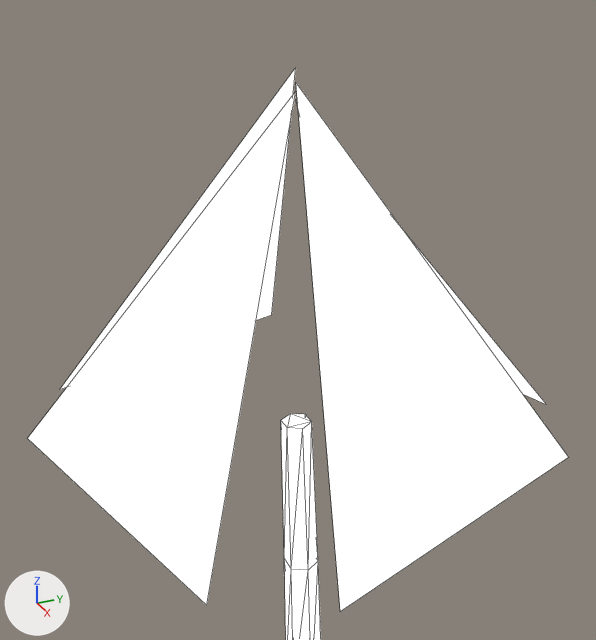
Before and after pictures for a commit that changed the glTF model public/assets/birch_sapling_v1.glb.
The view is the same before and after, from a camera (50 mm lens) standing at (1.044, -0.467, 2.3) and looking at (0.042, -0.016, 1.799). Lighting does not change. The marker at lower left points along +X, +Y and +Z. The picture after the commit comes second. Mesh edges are drawn as thin lines. Where no turn or scale is listed for an object, it has been applied to the vertices. Vertices at exactly the same position are counted once.

Objects in the first picture: 'foliage', 'trunk'.
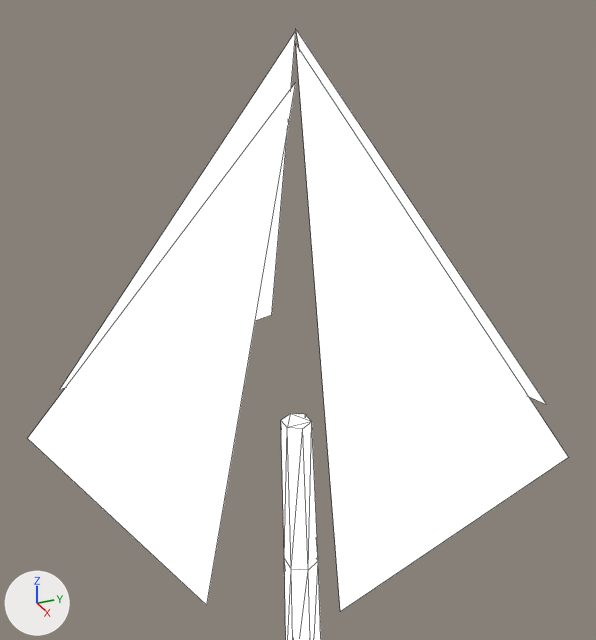
Location of each change, (x1, y1, x2, y2) in pixels of the pictures (596 x 640 px):
```json
{"object": "foliage", "change": "reshaped", "before": [28, 68, 568, 612], "after": [28, 30, 568, 612], "on screen": "7% taller"}
```

Scene script edits in JSON lines:
```json
{"block": "me_foliage_mesh", "where": "# used by ob_foliage; location = (0.0, 0.0, 0.0)"}
{"op": "remove", "block": "me_foliage_mesh", "code": "me_foliage_mesh.from_pydata(...)  # 12 vertices, 4 faces; spans x -0.401..0.401, y -0.401..0.401, z 1.6..2.149"}
{"op": "add", "block": "me_foliage_mesh", "code": "me_foliage_mesh.from_pydata(...)  # 12 vertices, 4 faces; spans x -0.401..0.401, y -0.401..0.401, z 1.6..2.197"}
{"block": "me_foliage_mesh", "change": "me_foliage_mesh part 1"}
{"op": "set", "path": "me_foliage_mesh.vertices[2].co", "old": "(0.0, 0.0, 2.129)", "new": "(0.0, 0.0, 2.179)", "note": "pixel (295, 82) -> pixel (295, 43)"}
{"op": "set", "path": "me_foliage_mesh.vertices[5].co", "old": "(0.0, 0.0, 2.106)", "new": "(0.0, 0.0, 2.197)", "note": "pixel (295, 99) -> pixel (295, 28)"}
{"op": "set", "path": "me_foliage_mesh.vertices[8].co", "old": "(0.0, 0.0, 2.149)", "new": "(0.0, 0.0, 2.195)", "note": "pixel (295, 67) -> pixel (295, 30)"}
{"op": "set", "path": "me_foliage_mesh.vertices[11].co", "old": "(0.0, 0.0, 2.117)", "new": "(0.0, 0.0, 2.129)", "note": "pixel (295, 91) -> pixel (295, 82)"}
```
